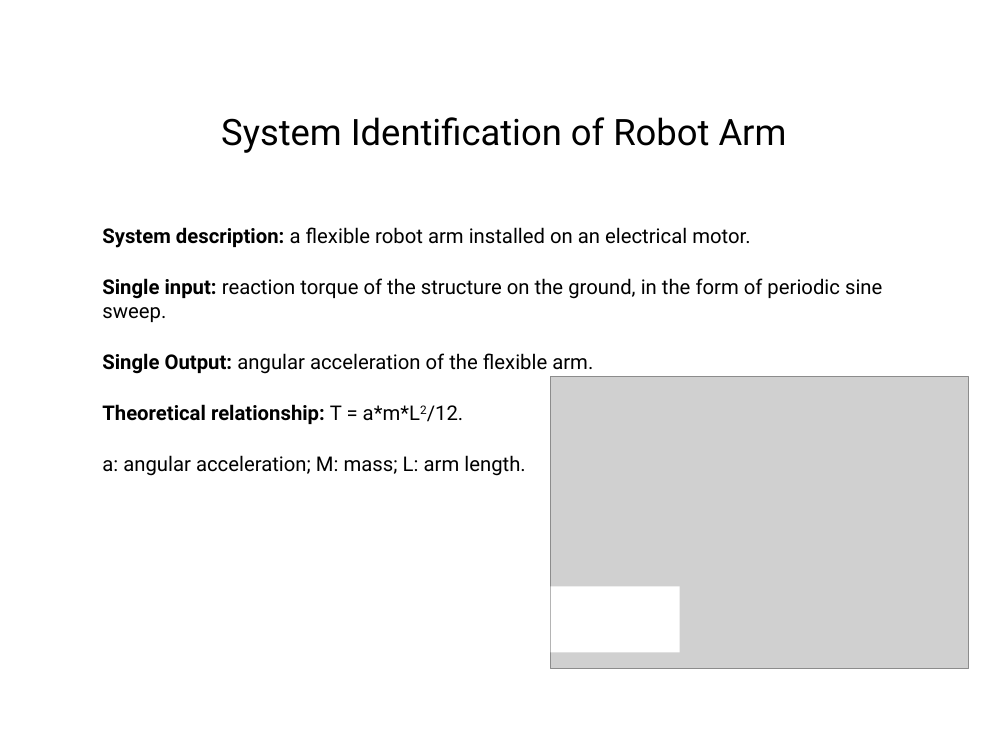
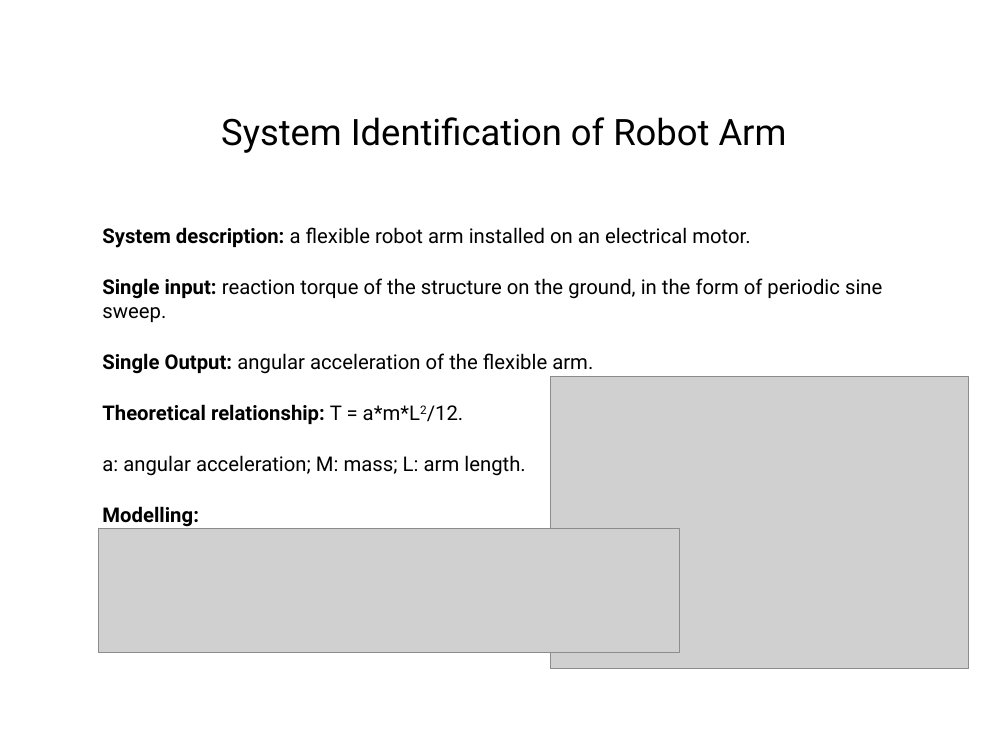
Before and after one commit to estaf90/SystemIdentification, a slide deck: slide 1 of Project3/SystemIdentificationProject3.pptx. Drawn at 1008x756 pixels with LibreOffice and Linux fonts; fonts in the diff are those of the drawing; grey boxes stand for pictures. Boxes give left, top, right and bottom in pixels: in the first picture for what was removed or moved away, otherwise in the second. Text is boxed around its words. In the diff, an @@ line names an element or a change of style, - is before the commit and + after.

```diff
--- a/Project3/SystemIdentificationProject3.pptx
+++ b/Project3/SystemIdentificationProject3.pptx
@@ subtitle at (x1=102, y1=506, x2=199, y2=527): paragraph added @@
+Modelling:
@@ picture added at (x1=99, y1=529, x2=679, y2=653) @@
```
Also in this commit, not shown: 2 other files.
